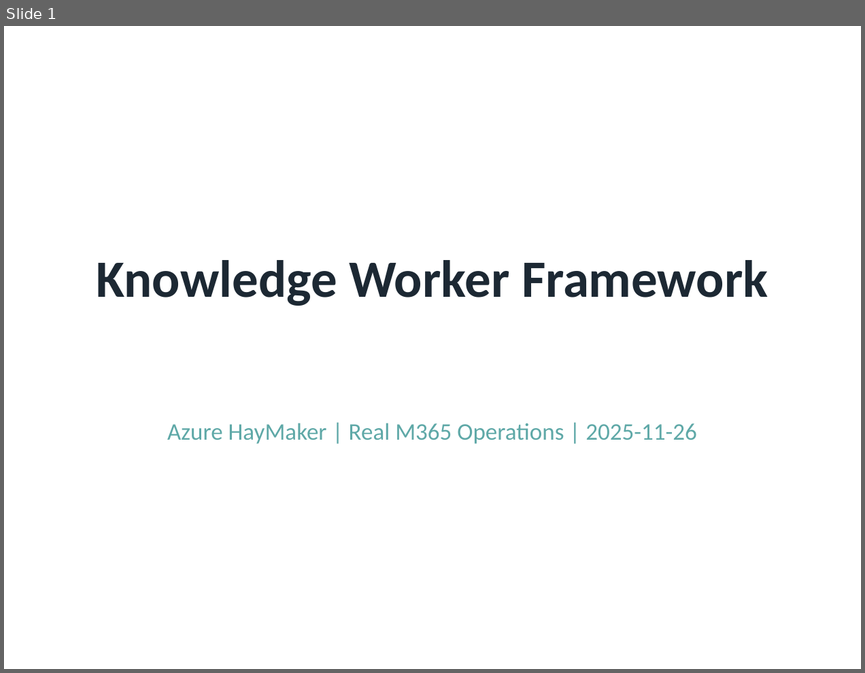
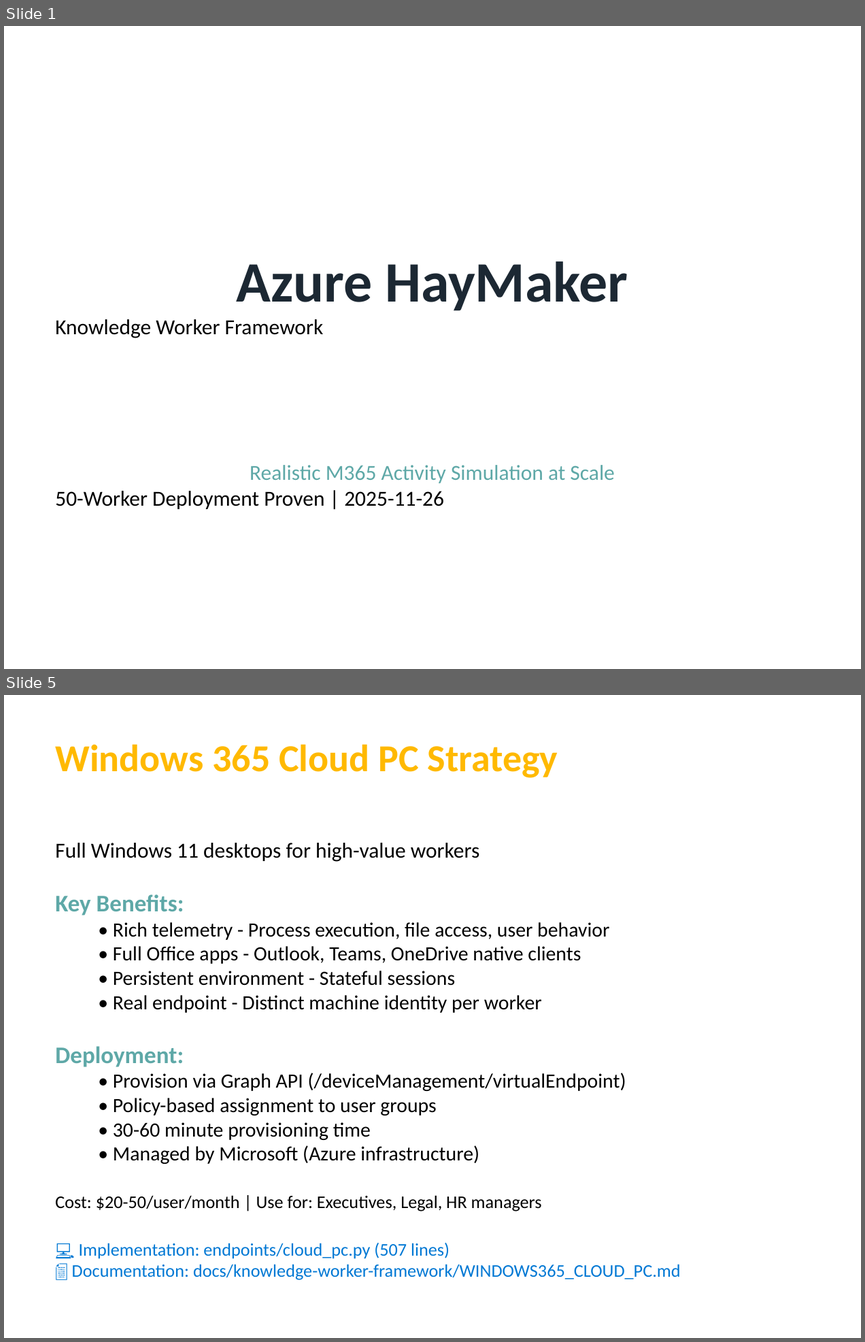
Before and after one commit to rysweet/AzureHayMaker, a slide deck: KnowledgeWorker-E2E-Evidence.pptx. Shown one above the other, each under a label of ours: slide 1 before the commit, slides 1 and 5 after it; the slides between them are not shown. The pictures are 865x673 and 865x1342 pixels, drawn with LibreOffice and Linux fonts; fonts in the diff are those of the drawing. Boxes give left, top, right and bottom in pixels: in the first picture for what was removed or moved away, otherwise in the second. Text is boxed around its words. In the diff, an @@ line names an element or a change of style, - is before the commit and + after.

```diff
--- a/KnowledgeWorker-E2E-Evidence.pptx
+++ b/KnowledgeWorker-E2E-Evidence.pptx
@@ slide 5 added at (x1=4, y1=695, x2=861, y2=1338), background #FFFFFF @@
@@ text added at (x1=55, y1=744, x2=558, y2=778), 32 pt, text #FFB900, bold @@
+Windows 365 Cloud PC Strategy
@@ text added at (x1=55, y1=843, x2=681, y2=1280), 17 pt, text #000000 @@
+Full Windows 11 desktops for high-value workers
+Key Benefits:
+  • Rich telemetry - Process execution, file access, user behavior
+  • Full Office apps - Outlook, Teams, OneDrive native clients
+  • Persistent environment - Stateful sessions
+  • Real endpoint - Distinct machine identity per worker
+Deployment:
+  • Provision via Graph API (/deviceManagement/virtualEndpoint)
+  • Policy-based assignment to user groups
+  • 30-60 minute provisioning time
+  • Managed by Microsoft (Azure infrastructure)
+Cost: $20-50/user/month | Use for: Executives, Legal, HR managers
+💻 Implementation: endpoints/cloud_pc.py (507 lines)
+📄 Documentation: docs/knowledge-worker-framework/WINDOWS365_CLOUD_PC.md
@@ slide 1 changed as well @@
@@ text at (x1=236, y1=261, x2=628, y2=311): paragraph added @@
+Azure HayMaker
@@ text at (x1=55, y1=319, x2=324, y2=338): size 44 to 18 pt, text colour #1C2833 to #000000, bold off in "Knowledge Worker Framework"; alignment centre to left @@
@@ text at (x1=55, y1=465, x2=614, y2=509): text changed; size 20 to 18 pt @@
-Azure HayMaker | Real M365 Operations | 2025-11-26
+Realistic M365 Activity Simulation at Scale
+50-Worker Deployment Proven | 2025-11-26
```
Also in this commit, not shown: 5 other slides changed, 8 other slides added, 10 slides removed, 7 other files.
